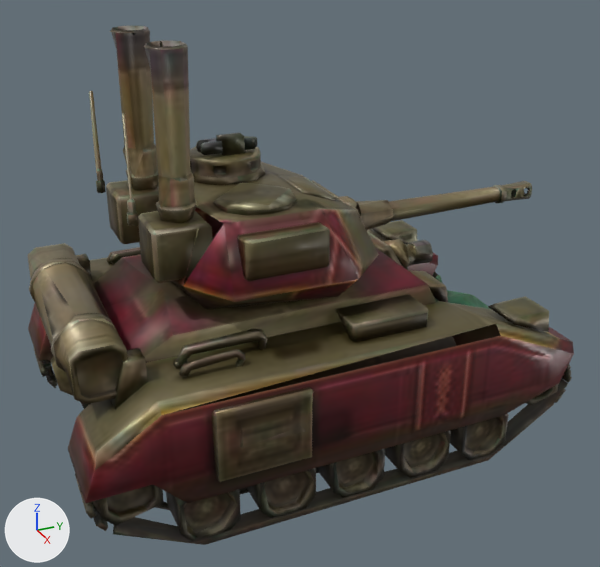
What one commit did to the glTF model game/models/tripo/amber_tank.glb.
Camera for both pictures: a 50 mm camera at (10.82, -4.98, 8.14) aimed at (0.17, -0.19, 2.81). The axes (+X, +Y, +Z) are drawn at lower left. The lights are the same throughout. The picture after the commit comes second. Where no turn or scale is listed for an object, it has been applied to the vertices. Vertices at exactly the same position are counted once.

The first picture shows 'Barrel', 'Body', 'Turret'.
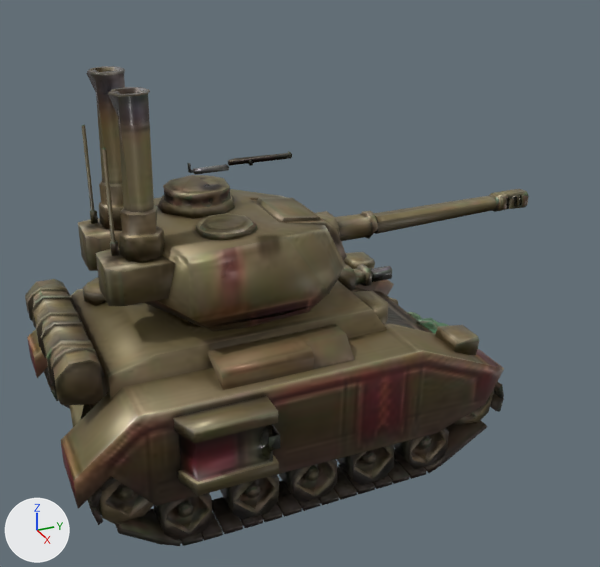
Location of each change, (x1, y1, x2, y2) in pixels of the pictures (600 x 567 px):
'Body', surface changed, reshaped (12% narrower, 7% shorter): before (28, 26, 574, 545); after (25, 66, 504, 546)
'Turret', surface changed, reshaped, moved (14% wider): before (183, 132, 379, 302); after (154, 151, 378, 327)
'Barrel', surface changed, reshaped, moved: before (356, 181, 532, 230); after (373, 189, 529, 234)
part 1 of me_mesh_0, added: after (394, 449, 427, 479)
part 2 of me_mesh_0, added: after (388, 459, 410, 484)
part 3 of me_mesh_0, added: after (372, 475, 392, 489)
part 4 of me_mesh_0, added: after (338, 464, 375, 494)
part 5 of me_mesh_0, added: after (333, 466, 357, 500)
part 6 of me_mesh_0, added: after (318, 489, 339, 505)
part 7 of me_mesh_0, added: after (296, 498, 320, 511)
part 8 of me_mesh_0, added: after (276, 480, 302, 517)
part 9 of me_mesh_0, added: after (261, 504, 282, 522)
part 10 of me_mesh_0, added: after (239, 515, 263, 528)
part 11 of me_mesh_0, added: after (212, 497, 243, 534)
part 12 of me_mesh_0, added: after (201, 512, 223, 541)
part 13 of me_mesh_0, rebuilt (not visible before): after (407, 312, 449, 334)
part 14 of me_mesh_0, rebuilt (not visible before): after (60, 323, 504, 509)
part 15 of me_mesh_0, cut back (brown): after (25, 66, 504, 546)
part 16 of me_mesh_3, rebuilt (not visible before): after (154, 189, 347, 327)
part 17 of me_mesh_3, cut back (brown): after (158, 151, 378, 241)

What changed in the scene script:
```text
Change mat_body:
    where n2 = _N.new('ShaderNodeTexImage'); n2.name = 'Image Texture'
    n2.image: img_color_9a8411e1_5ca2_41c2_bc64_c48bc47b0347 -> img_color_eb64fd13_90d4_41a2_a1f6_e1df5801d691
    where n4 = _N.new('ShaderNodeTexImage'); n4.name = 'Image Texture.001'
    n4.image: img_orm_9a8411e1_5ca2_41c2_bc64_c48bc47b0347 -> img_orm_eb64fd13_90d4_41a2_a1f6_e1df5801d691
    where n6 = _N.new('ShaderNodeTexImage'); n6.name = 'Image Texture.002'
    n6.image: img_normalgl_9a8411e1_5ca2_41c2_bc64_c48bc47b0347 -> img_normalgl_eb64fd13_90d4_41a2_a1f6_e1df5801d691
Change me_mesh_0:
    remove me_mesh_0.from_pydata(...)  # 2729 vertices, 5016 faces; spans x -2.62..2.62, y -4.05..3.97, z 0.0..6.61
    add me_mesh_0.from_pydata(...)  # 2645 vertices, 4962 faces; spans x -2.48..2.48, y -4.1..3.3, z 0.0..6.08
    me_mesh_0 part 1: a new loose piece, a box spanning x 1.276..1.967, y 0.891..1.164, z 0.032..0.112, in mat_body
    me_mesh_0 part 2: a new loose piece, a box spanning x 1.276..1.967, y 0.586..0.859, z 0.032..0.112, in mat_body
    me_mesh_0 part 3: a new loose piece, a box spanning x 1.276..1.967, y 0.281..0.554, z 0.032..0.112, in mat_body
    me_mesh_0 part 4: a new loose piece, a box spanning x 1.276..1.967, y -0.024..0.249, z 0.032..0.112, in mat_body
    me_mesh_0 part 5: a new loose piece, a box spanning x 1.276..1.967, y -0.329..-0.056, z 0.032..0.112, in mat_body
    me_mesh_0 part 6: a new loose piece, a box spanning x 1.276..1.967, y -0.634..-0.361, z 0.032..0.112, in mat_body
    me_mesh_0 part 7: a new loose piece, a box spanning x 1.276..1.967, y -0.939..-0.666, z 0.032..0.112, in mat_body
    me_mesh_0 part 8: a new loose piece, a box spanning x 1.276..1.967, y -1.244..-0.971, z 0.032..0.112, in mat_body
    me_mesh_0 part 9: a new loose piece, a box spanning x 1.276..1.967, y -1.549..-1.276, z 0.032..0.112, in mat_body
    me_mesh_0 part 10: a new loose piece, a box spanning x 1.276..1.967, y -1.854..-1.581, z 0.032..0.112, in mat_body
    me_mesh_0 part 11: a new loose piece, a box spanning x 1.276..1.967, y -2.159..-1.886, z 0.032..0.112, in mat_body
    me_mesh_0 part 12: a new loose piece, a box spanning x 1.276..1.967, y -2.464..-2.192, z 0.032..0.112, in mat_body
    me_mesh_0 part 13: the loose piece of 519 vertices spanning x -0.8..0.93, y 1.93..3.97, z 0.0..2.01 is rebuilt with 342 vertices and now spans x -0.49..0.78, y 1.39..3.3, z 0.0..1.7
    me_mesh_0 part 14: the loose piece of 37 vertices spanning x 1.31..2.55, y -4.05..3.31, z 0.95..2.74 is rebuilt with 31 vertices and now spans x 1.08..2.11, y -4.1..2.38, z 0.87..2.34
    me_mesh_0 part 15: 1014 vertices removed from x -2.62..2.62, y -4.05..3.45, z 0.27..6.61; 2176 vertices added at x -2.48..2.48, y -4.1..2.53, z 0.03..6.08
    other edits to the shape of me_mesh_0 do not show in these pictures
Change me_mesh_3:
    remove me_mesh_3.from_pydata(...)  # 262 vertices, 458 faces; spans x -1.7..1.7, y -1.54..1.54, z 0.0..1.59
    add me_mesh_3.from_pydata(...)  # 366 vertices, 661 faces; spans x -1.54..1.53, y -1.89..1.89, z 0.11..1.88
    me_mesh_3 part 16: the loose piece of 14 vertices spanning x -1.7..1.7, y -1.54..1.44, z 0.0..0.95 is rebuilt with 42 vertices and now spans x -1.48..1.53, y -1.89..1.12, z 0.11..1.16
    me_mesh_3 part 17: 100 vertices removed from x -1.3..0.65, y -0.89..1.46, z 0.22..1.28; 324 vertices added at x -1.54..1.04, y -1.61..1.89, z 0.34..1.88
    other edits to the shape of me_mesh_3 do not show in these pictures
Change me_mesh_2:
    remove me_mesh_2.from_pydata(...)  # 159 vertices, 321 faces; spans x -0.35..0.3, y 0.08..3.49, z -0.3..0.27
    add me_mesh_2.from_pydata(...)  # 156 vertices, 320 faces; spans x -0.18..0.18, y 0.0..2.91, z -0.16..0.16
    me_mesh_2 part 18: 159 vertices removed from x -0.35..0.3, y 0.08..3.49, z -0.3..0.27; 156 vertices added at x -0.18..0.18, y 0.0..2.91, z -0.16..0.16
Change ob_turret:
    ob_turret.location: (0.09, -0.82, 3.52) -> (-0.07, -0.69, 2.86)
Change ob_barrel:
    ob_barrel.location: (0.12, 0.56, 3.76) -> (-0.05, 1.2, 3.52)
```
